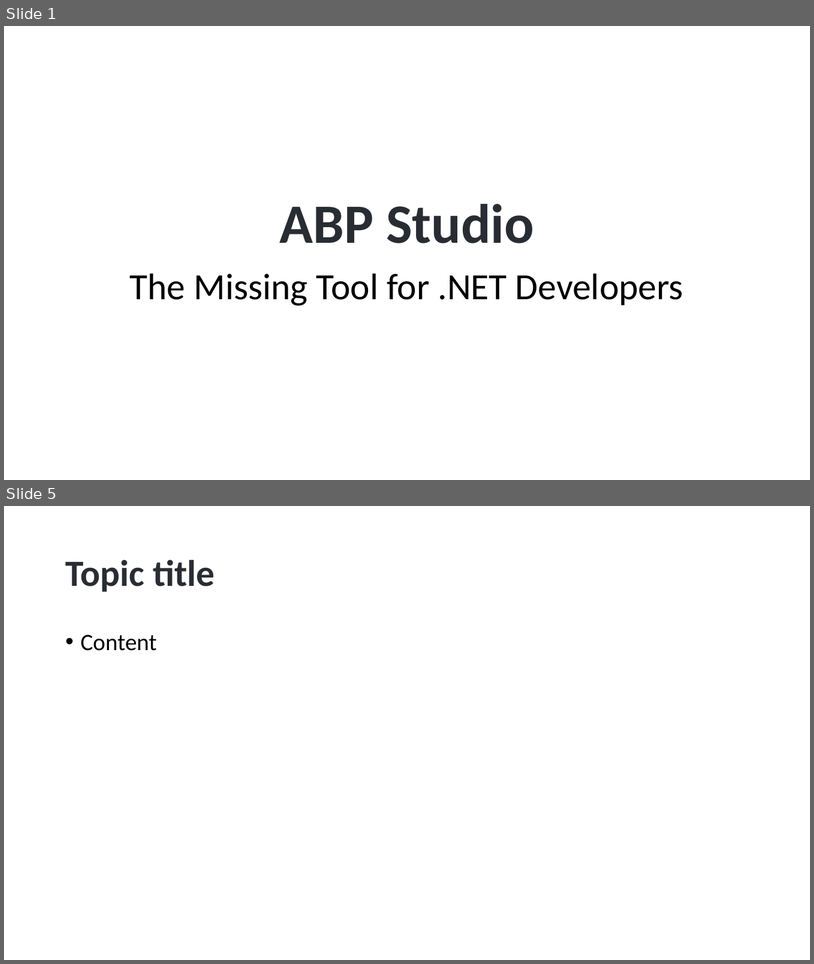
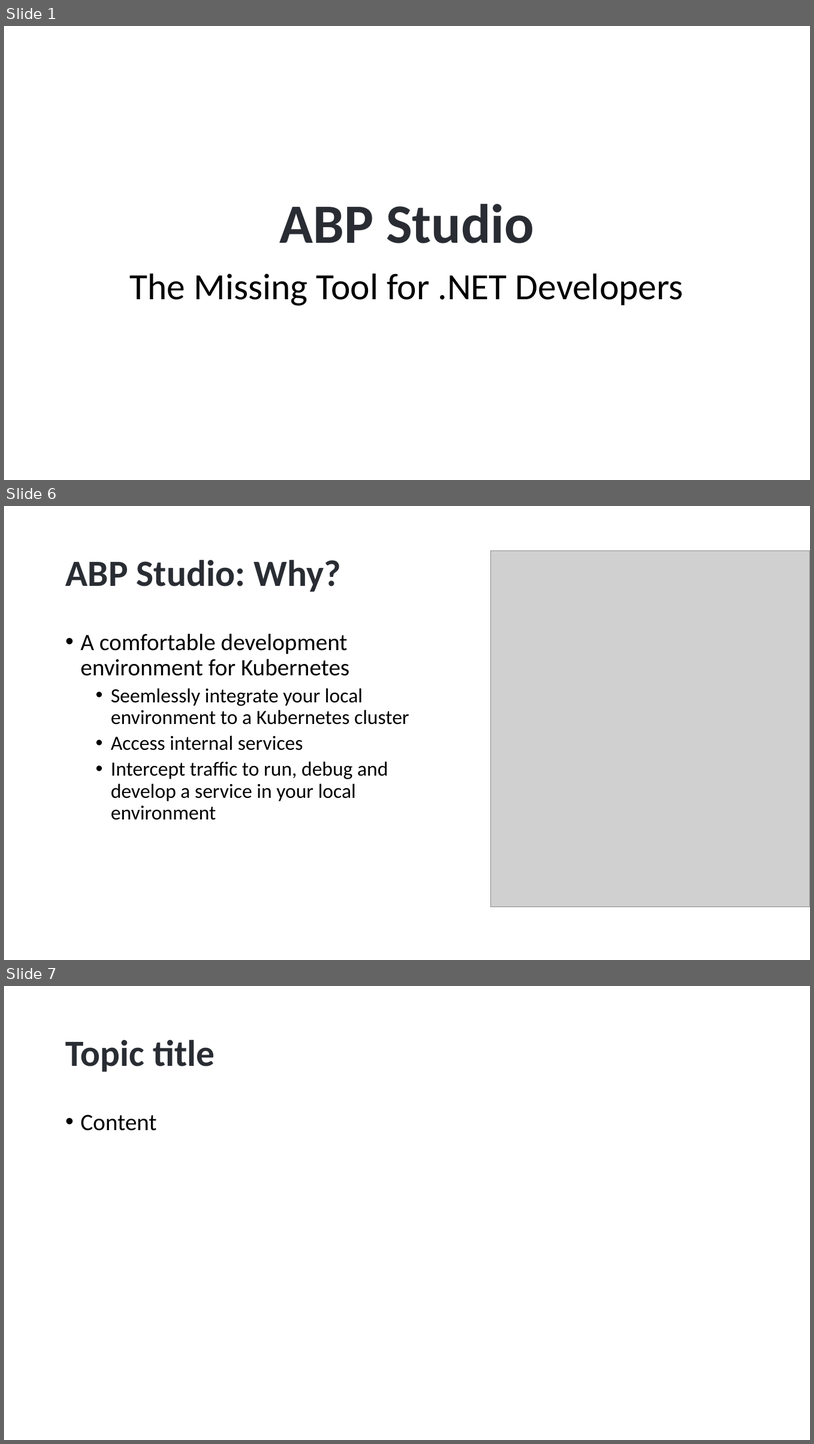
Before and after one commit to hikalkan/presentations, a slide deck: 2024-08-15 ABP Community Talks 2024.4/ABP Studio - The Missing Tool for Dotnet Developers.pptx. Shown one above the other, each under a label of ours: slides 1 and 5 before the commit, slides 1, 6 and 7 after it; the slides between them are not shown. The pictures are 814x964 and 814x1444 pixels, drawn with LibreOffice and Linux fonts; fonts in the diff are those of the drawing; grey boxes stand for pictures; background and template pictures are left out. Boxes give left, top, right and bottom in pixels: in the first picture for what was removed or moved away, otherwise in the second. Text is boxed around its words. In the diff, an @@ line names an element or a change of style, - is before the commit and + after.

```diff
--- a/2024-08-15 ABP Community Talks 2024.4/ABP Studio - The Missing Tool for Dotnet Developers.pptx
+++ b/2024-08-15 ABP Community Talks 2024.4/ABP Studio - The Missing Tool for Dotnet Developers.pptx
@@ slide 6 added at [4, 506, 810, 960], background picture (left out) @@
@@ title added at [65, 559, 341, 592], 44 pt, text #292D33, bold @@
+ABP Studio: Why?
@@ picture added at [491, 551, 810, 906] @@
@@ text added at [81, 633, 410, 820], 24 pt, text #000000 @@
+• A comfortable development environment for Kubernetes
+  • Seemlessly integrate your local environment to a Kubernetes cluster
+  • Access internal services
+  • Intercept traffic to run, debug and develop a service in your local environment
@@ what was slide 5 is now slide 7 @@
```
Also in this commit, not shown: 1 slide changed, 3 other slides added, 2 slides removed.
